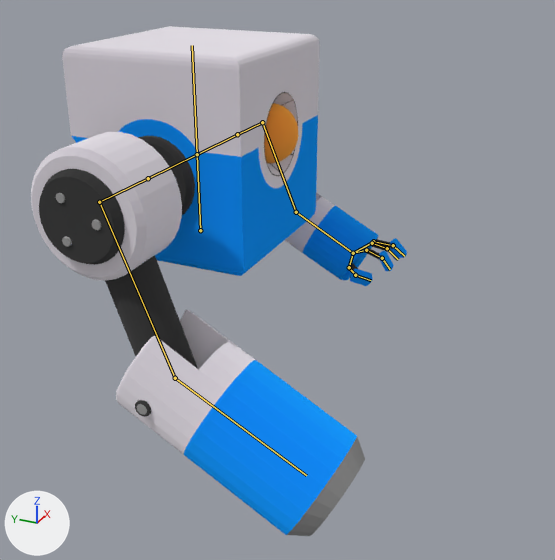
Before and after pictures for a commit that changed the Blender file cube-robot.blend.
The view is the same before and after, from a 50 mm camera at (-3.22, -1.84, 2.82) aimed at (-0.11, -0.44, 1.27). The axes (+X, +Y, +Z) are drawn at lower left. The lights are the same throughout. The bones that bend it are drawn over the model as lines.

Names of what the first picture shows: 'Robot'.
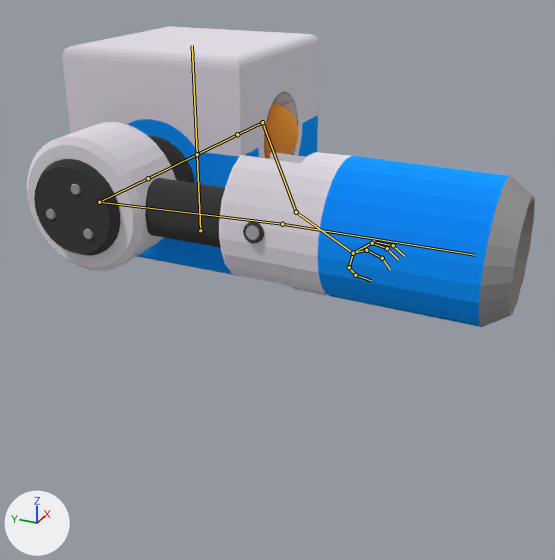
Commit message: Fire animation

The newer file adds an action. The first version stands in its rest pose; the second is drawn at frame 50 of the action 'Fire'.

What differs and where, as boxes [x1, y1, x2, y2] in the pictures (555 x 560 px):
```json
{"object": "Robot", "change": "posed", "before": [31, 26, 407, 536], "after": [27, 26, 535, 327], "on screen": "35% wider, 41% shorter"}
{"bone": "arm.r.002", "before": "(99, 202) to (175, 378)", "after": "(99, 202) to (282, 224)"}
{"bone": "hand.r", "before": "(175, 378) to (306, 475)", "after": "(282, 224) to (475, 255)"}
```

Edits to the scene script, one JSON object a line:
```json
{"block": "bone_arm_r_002", "where": "bone_arm_r_002 = bpy.data.objects['Armature'].pose.bones['arm.r.002']  # child of 'arm.r.001'"}
{"op": "set", "path": "bone_arm_r_002.rotation_quaternion", "old": "(1.0, 0.0, 0.0, 0.0)", "new": "(0.82, 0.572, 0.0, 0.0)", "note": "degrees (0, 0, 0) -> degrees (70, 0, 0)"}
{"block": "bone_hand_r", "where": "bone_hand_r = bpy.data.objects['Armature'].pose.bones['hand.r']  # child of 'arm.r.002'"}
{"op": "set", "path": "bone_hand_r.rotation_quaternion", "old": "(1.0, 0.0, 0.0, 0.0)", "new": "(0.927, -0.359, -0.099, 0.036)", "note": "degrees (0, 0, 0) -> degrees (-43, -9, 8)"}
```
